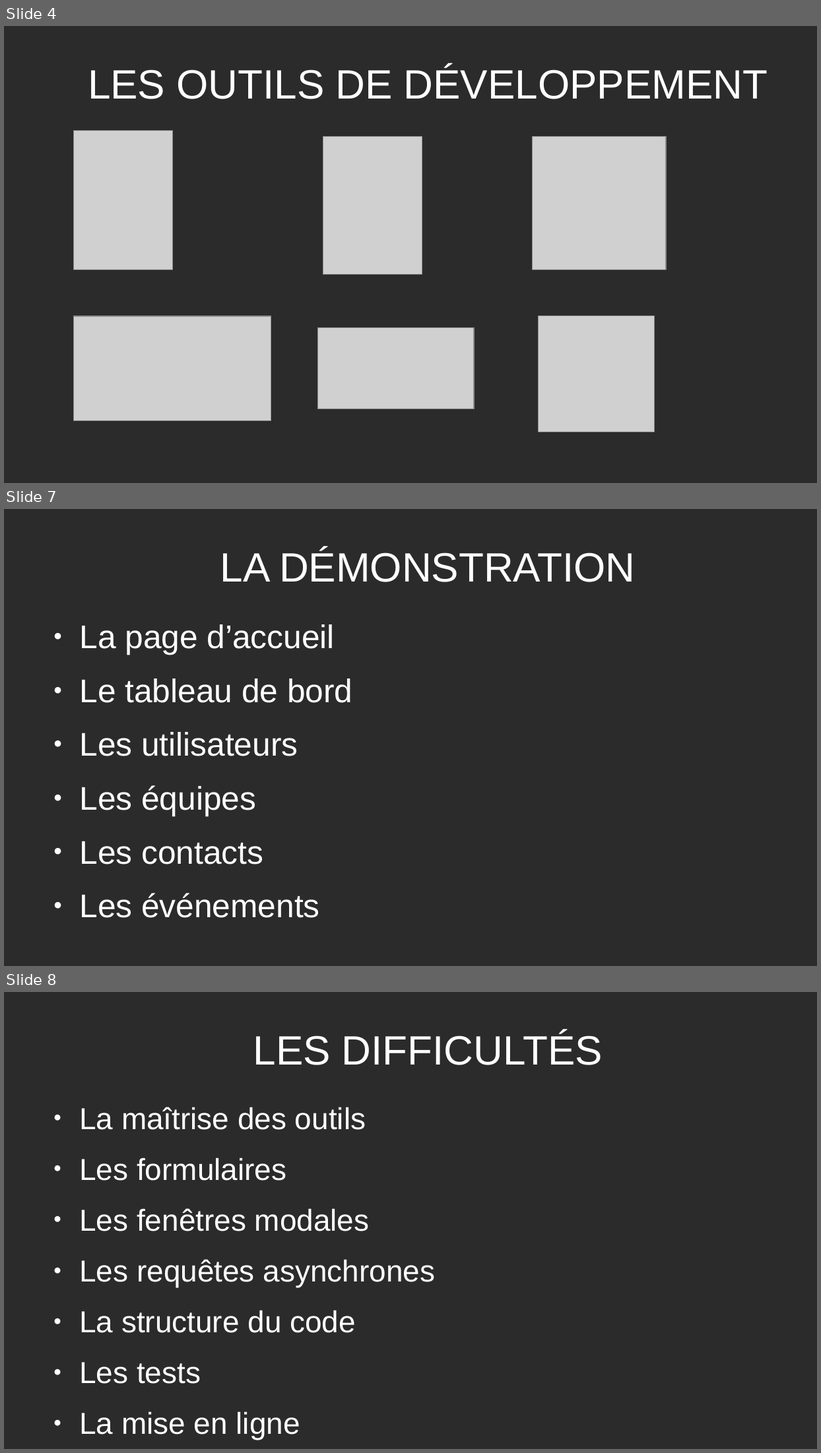
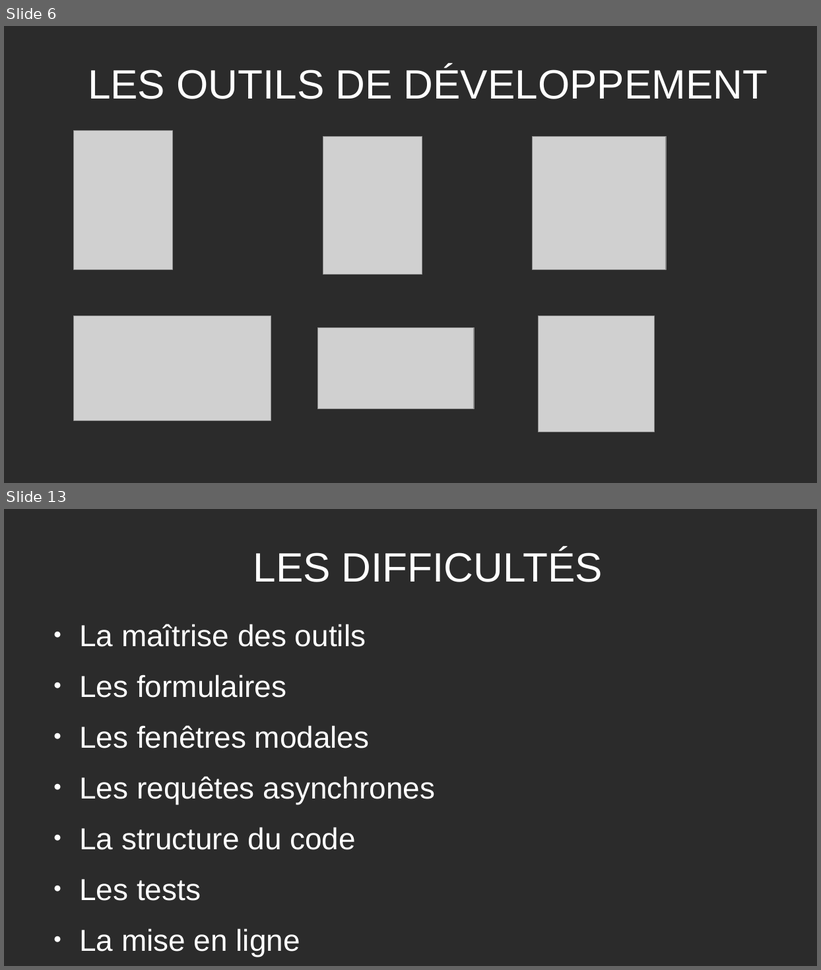
Before and after one commit to Lukam90/Sym-CRM, a slide deck: application/document/Presentation-Sym-CRM-LH.odp. Shown one above the other, each under a label of ours: slides 4, 7 and 8 before the commit, slides 6 and 13 after it; the slides between them are not shown. The pictures are 821x1453 and 821x970 pixels, drawn with LibreOffice and Linux fonts; fonts in the diff are those of the drawing; grey boxes stand for pictures; background and template pictures are left out; a plain dark background stands for a picture behind light text. Boxes give left, top, right and bottom in pixels: in the first picture for what was removed or moved away, otherwise in the second. Text is boxed around its words. In the diff, an @@ line names an element or a change of style, - is before the commit and + after.

```diff
--- a/application/document/Presentation-Sym-CRM-LH.odp
+++ b/application/document/Presentation-Sym-CRM-LH.odp
@@ slide 7 removed at (4,509,817,966), background picture (left out) @@
@@ title removed at (220,549,636,582) @@
-LA DÉMONSTRATION
@@ text removed at (79,625,352,918) @@
-● La page d’accueil
-● Le tableau de bord
-● Les utilisateurs
-● Les équipes
-● Les contacts
-● Les événements
@@ what was slide 4 is now slide 6 @@
@@ what was slide 8 is now slide 13 @@
```
Also in this commit, not shown: 3 slides changed, 7 slides added, 11 other files.
